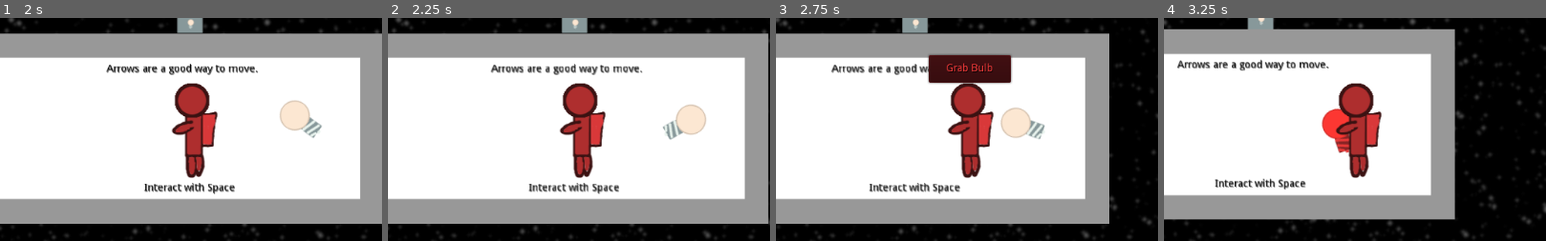
Above: before the commit, frames 1-4 (left to right).
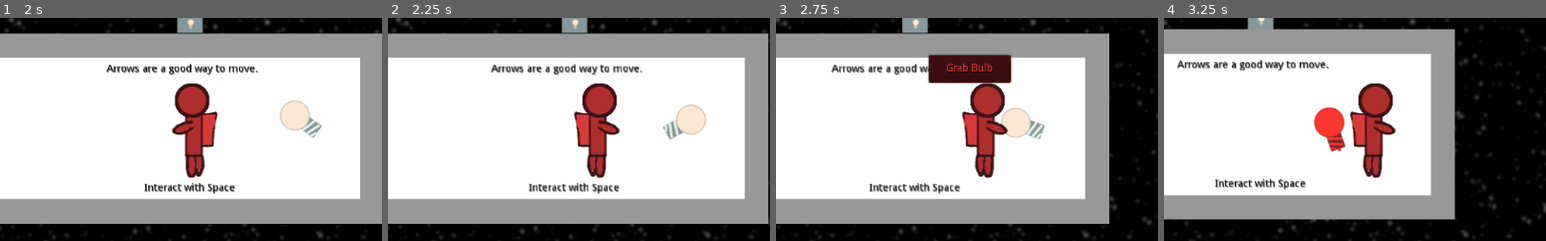
Above: after the commit, the same moments.

Repository: thecyberwraith/cb-gamejam-2021
Game: Godot game, scene res://Menus/MainMenu.tscn
The game is run twice, just before and just after one commit, with the same random seed, the same clock (stepped at 60 frames per second) and the same inputs.
Inputs:
- Up to frame 1 (2 s): click "Levels" at 0.5 s; click "Repair that Bulb" at 1.25 s
- Up to frame 2 (2.25 s): hold Right (ui_right) from 2.03 s (still down)
- Up to frame 3 (2.75 s): keep holding Right (ui_right); tap Space (ui_select) at 2.27 s
- Up to frame 4 (3.25 s): release Right (ui_right) at 2.78 s; hold Down (ui_down) from 2.78 s (still down); tap Space (ui_select) at 3.02 s
The pictures show only the part of the screen within x 25-75%, y 25-75%; the shares and areas given below are measured in that part.

Frame 1 is identical in both runs. In frame 2, 4.4% of the frame differs, in the area x 45-61%, y 29-72%; in frame 3, 4.4%; in frame 4, 5.2%, in the area x 39-61%, y 29-72%.

Commit message:
Added sprite flipping for astronaut.

Diff:
--- a/Characters/Astronaut/Astronaut.gd
+++ b/Characters/Astronaut/Astronaut.gd
@@ -2,7 +2,8 @@
 
 class_name Astronaut
 
-onready var mount: Node2D = get_node("Mount")
+onready var mount: Node2D = get_node("Sprite/Mount")
+onready var sprite: Sprite = get_node("Sprite")
 onready var interaction_tracker: InteractionTracker = get_node("InteractionTracker")
 onready var interaction_text: PanelContainer = get_node("InteractiveTextContainer")
 
@@ -29,6 +30,8 @@
 
 	if direction.length_squared() > 0:
 		apply_impulse(Vector2(0,0), direction*force)
+
+	sprite.flip_h = linear_velocity.x > 0
 
 func handle_interactions():
 	var next_interactable = interaction_tracker.find_first_active_interactable(self)
--- a/Characters/Astronaut/Astronaut.tscn
+++ b/Characters/Astronaut/Astronaut.tscn
@@ -24,9 +24,10 @@
 position = Vector2( 10.6788, 2.00226 )
 texture = ExtResource( 1 )
 
-[node name="Mount" type="Node2D" parent="."]
-position = Vector2( -25.2554, 2.24493 )
+[node name="Mount" type="Node2D" parent="Sprite"]
+position = Vector2( -35.9342, 0.24267 )
 rotation = -0.342471
+scale = Vector2( 1, 1 )
 
 [node name="InteractionTracker" type="Area2D" parent="."]
 position = Vector2( -0.280685, 0.561245 )
